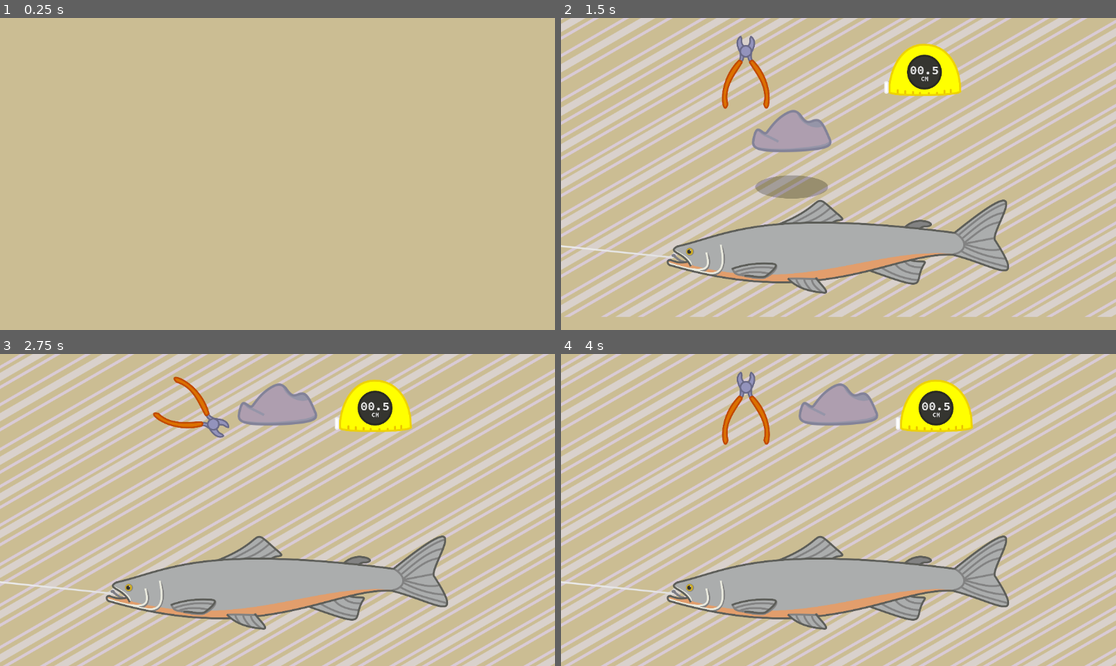
Above: before the commit, frames 1-4 (two rows, left to right).
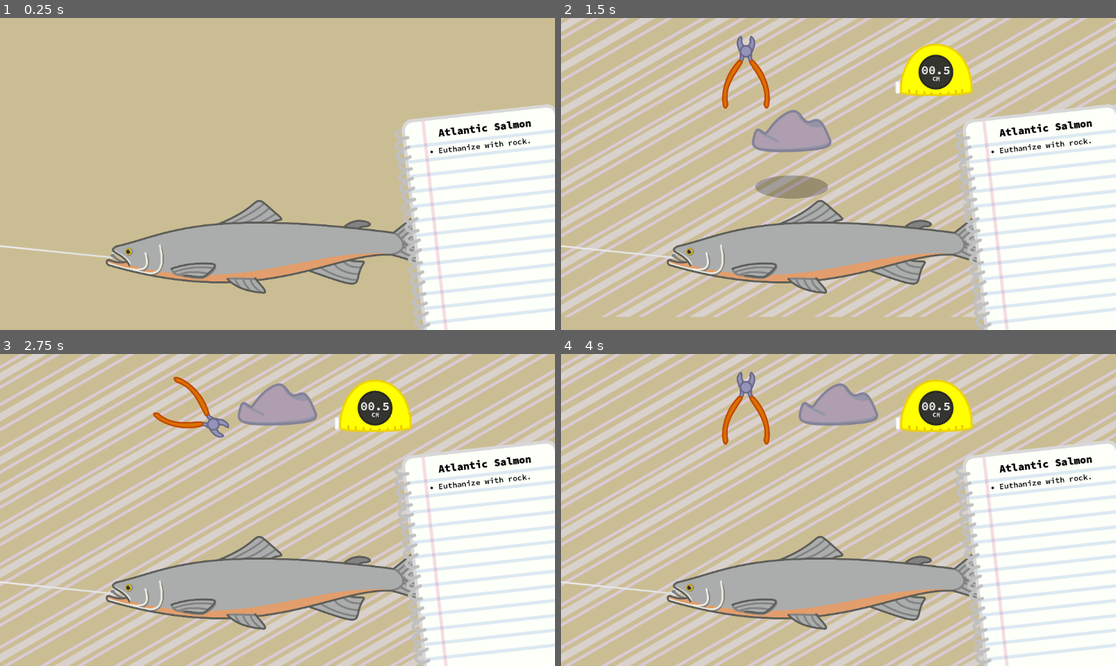
Above: after the commit, the same moments.

Repository: WyattMacKay/ethical-fishing
Game: Godot game, scene res://scenes/main/main.tscn
The game is run twice, just before and just after one commit, with the same random seed, the same clock (stepped at 60 frames per second) and the same inputs.
Inputs (mouse positions are in pixels of both pictures, inside the frame that each line leads up to):
- Up to frame 1 (0.25 s): no input
- Up to frame 2 (1.5 s): move the mouse to (960, 158) at 0.52 s; press the mouse at (960, 158) at 0.53 s; release the mouse at (960, 158) at 1.25 s; drag from (838, 67) to (699, 258) at 1.27 s
- Up to frame 3 (2.75 s): move the mouse to (183, 407) at 2.02 s; press the mouse at (183, 407) at 2.03 s; right-click (183, 407) at 2.1 s
- Up to frame 4 (4 s): release the mouse at (744, 407) at 2.75 s; tap Enter at 2.75 s; drag from (938, 407) to (755, 413) at 2.77 s; move the mouse to (1005, 556) at 3.52 s; press the mouse at (1005, 556) at 3.53 s

The runs differ from the first frame. In frame 1, 28% of the frame differs, in the area x 0-100%, y 27-100%; in frame 2, 20%; in frame 3, 18%; in frame 4, 18%.

Commit message:
Set up tasks and medium-working notebook

Diff:
--- a/global.gd
+++ b/global.gd
@@ -1,3 +1,8 @@
 extends Node
 
 const distance_modifier := 1.0/8.0
+
+signal fish_changed(Fish2D)
+
+func set_fish(fish : Fish2D) -> void:
+	fish_changed.emit(fish)
--- a/notebook.tscn
+++ /dev/null
@@ -1,52 +0,0 @@
-[gd_scene format=3 uid="uid://bym3poy3akvw0"]
-
-[ext_resource type="Texture2D" uid="uid://ciylo3kreg8pe" path="res://scenes/notebook/notbeook.png" id="1_dxuyj"]
-[ext_resource type="FontFile" uid="uid://brky1qy4jyyg7" path="res://assets/fonts/Source_Code_Pro/static/SourceCodePro-Black.ttf" id="2_i8w2w"]
-
-[sub_resource type="LabelSettings" id="LabelSettings_dxuyj"]
-font = ExtResource("2_i8w2w")
-font_size = 32
-font_color = Color(0, 0, 0, 1)
-
-[node name="Notebook" type="Node2D" unique_id=1823640955]
-
-[node name="Sprite2D" type="Sprite2D" parent="." unique_id=194413501]
-texture = ExtResource("1_dxuyj")
-
-[node name="CenterContainer" type="CenterContainer" parent="." unique_id=1011690791]
-offset_left = -115.0
-offset_top = -322.0
-offset_right = 173.0
-offset_bottom = -281.0
-pivot_offset = Vector2(144, 21)
-
-[node name="Title" type="Label" parent="CenterContainer" unique_id=987716894]
-layout_mode = 2
-text = "Atlantic Salmon"
-label_settings = SubResource("LabelSettings_dxuyj")
-horizontal_alignment = 1
-vertical_alignment = 1
-
-[node name="Control" type="Control" parent="." unique_id=652206387]
-layout_mode = 3
-anchors_preset = 0
-offset_right = 40.0
-offset_bottom = 40.0
-scale = Vector2(2.9839878, 1.8408397)
-metadata/_edit_use_anchors_ = true
-
-[node name="VBoxContainer" type="VBoxContainer" parent="Control" unique_id=483173635]
-layout_mode = 1
-anchors_preset = -1
-anchor_left = -1.2980001
-anchor_top = -3.558
-anchor_right = 2.069
-anchor_bottom = 4.6990004
-offset_left = 0.9814682
-offset_top = -3.2657318
-offset_right = 0.3502426
-offset_bottom = -39.114914
-grow_vertical = 2
-
-[node name="Label" type="Label" parent="Control/VBoxContainer" unique_id=2146444992]
-layout_mode = 2
--- a/scenes/items/draggable.gd
+++ b/scenes/items/draggable.gd
@@ -50,6 +50,7 @@
 			if pickup_tween : pickup_tween.kill()
 			pickup_tween = create_tween()
 			pickup_tween.tween_property(self, "rotation_degrees", pickup_rotation, tween_speed).set_trans(Tween.TRANS_QUAD)
+			get_parent().move_child(self, get_parent().get_child_count() - 1)
 			picked_up.emit()
 		elif(Input.is_action_just_pressed("use_item") and click_started_here):
 			use()
--- a/scenes/items/squeezable/pliers/pliers.gd
+++ b/scenes/items/squeezable/pliers/pliers.gd
@@ -18,6 +18,9 @@
 	pj.angular_limit_upper = 10.0
 	pj.node_a = body1.get_path()
 	pj.node_b = body2.get_path()
+	pj.softness = 0
+	pj.bias = 0.9
+	pj.position = pinpoint.position
 	return pj
 
 func fully_squeezed() -> void:
--- a/scenes/items/squeezable/pliers/pliers.tscn
+++ b/scenes/items/squeezable/pliers/pliers.tscn
@@ -39,11 +39,11 @@
 shape = SubResource("RectangleShape2D_fnlm3")
 
 [node name="Interactor" type="Area2D" parent="." unique_id=820190603]
+position = Vector2(0, -270)
 collision_layer = 4
 collision_mask = 4
 
 [node name="CollisionShape2D" type="CollisionShape2D" parent="Interactor" unique_id=249331748]
-position = Vector2(0, -257)
 shape = SubResource("CircleShape2D_fnlm3")
 
 [node name="Right" type="Sprite2D" parent="." unique_id=745096725]
--- a/scenes/main/main.tscn
+++ b/scenes/main/main.tscn
@@ -4,10 +4,11 @@
 [ext_resource type="PackedScene" uid="uid://cb2v1yvu6mwc1" path="res://scenes/items/rock/rock.tscn" id="1_iuonh"]
 [ext_resource type="PackedScene" uid="uid://vuc7a73ypw48" path="res://scenes/salmon/salmon.tscn" id="2_k2fmo"]
 [ext_resource type="PackedScene" uid="uid://ve1ux1am77xa" path="res://scenes/utilities/slider/slider.tscn" id="2_ow5a4"]
-[ext_resource type="PackedScene" uid="uid://bgk03v0tjnuhl" path="res://scenes/hookline/Hookline.tscn" id="3_k2fmo"]
+[ext_resource type="PackedScene" uid="uid://bmfb0a6kif6i" path="res://scenes/hookline/hookline.tscn" id="3_k2fmo"]
 [ext_resource type="PackedScene" uid="uid://bsrtyniwgkmyb" path="res://scenes/items/squeezable/pliers/pliers.tscn" id="4_l3cfh"]
 [ext_resource type="Texture2D" uid="uid://dirdmdk2bhg6x" path="res://assets/background.png" id="5_6q06x"]
 [ext_resource type="PackedScene" uid="uid://bfo5au5obqj77" path="res://scenes/measuring_tape/measuring_tape.tscn" id="8_yyfjg"]
+[ext_resource type="PackedScene" uid="uid://bym3poy3akvw0" path="res://scenes/notebook/notebook.tscn" id="9_b1x3f"]
 
 [node name="Main" type="Node2D" unique_id=118513321]
 
@@ -44,17 +45,13 @@
 position = Vector2(576, 324)
 offset = Vector2(0.065, 0)
 
+[node name="Notebook" parent="." unique_id=1823640955 instance=ExtResource("9_b1x3f")]
+position = Vector2(1009, 432)
+rotation = -0.10984281
+scale = Vector2(0.6727622, 0.6727622)
+
 [node name="Slider" parent="." unique_id=2139514253 instance=ExtResource("2_ow5a4")]
 direction = 2
-
-[node name="Salmon" parent="Slider" unique_id=553638740 instance=ExtResource("2_k2fmo")]
-position = Vector2(576.00006, 471)
-scale = Vector2(0.39927346, 0.39927346)
-
-[node name="Hookline" parent="Slider/Salmon" unique_id=1092524975 instance=ExtResource("3_k2fmo")]
-show_behind_parent = true
-position = Vector2(-859.0604, 55.100098)
-scale = Vector2(2.504549, 2.504549)
 
 [node name="Rock" parent="Slider" unique_id=1287651196 instance=ExtResource("1_iuonh")]
 position = Vector2(576, 105.00003)
@@ -68,3 +65,13 @@
 [node name="MeasuringTape" parent="Slider" unique_id=307550821 instance=ExtResource("8_yyfjg")]
 position = Vector2(779.00006, 108)
 scale = Vector2(0.4054026, 0.4054026)
+
+[node name="Salmon" parent="." unique_id=553638740 instance=ExtResource("2_k2fmo")]
+z_index = -1
+position = Vector2(576.00006, 471)
+scale = Vector2(0.39927346, 0.39927346)
+
+[node name="Hookline" parent="Salmon" unique_id=1092524975 instance=ExtResource("3_k2fmo")]
+show_behind_parent = true
+position = Vector2(-859.0604, 55.100098)
+scale = Vector2(2.504549, 2.504549)
--- /dev/null
+++ b/scenes/notebook/Task.tres
@@ -0,0 +1,9 @@
+[gd_resource type="LabelSettings" format=3 uid="uid://bcvs0kx6akb4y"]
+
+[ext_resource type="FontFile" uid="uid://djd1ooass6dm7" path="res://assets/fonts/Source_Code_Pro/static/SourceCodePro-SemiBold.ttf" id="1_ngxws"]
+
+[resource]
+line_spacing = 14.5
+font = ExtResource("1_ngxws")
+font_size = 24
+font_color = Color(0, 0, 0, 1)
--- /dev/null
+++ b/scenes/notebook/notebook.gd
@@ -0,0 +1,27 @@
+extends Node2D
+
+@export var active_fish : Fish2D
+@export var label_container : Container
+@export var label_settings : LabelSettings
+
+var signals_labels : Dictionary[Signal, Label]
+
+func _ready() -> void:
+	Global.connect("fish_changed", _on_fish_changed)
+
+func _on_fish_changed(fish : Fish2D) -> void:
+	active_fish = fish
+	connect_signals()
+
+func connect_signals() -> void:
+	var tasks : Array[Task] = active_fish.get_tasks()
+	for task : Task in tasks:
+		var label = Label.new()
+		label.text = "• " + task.description
+		label.label_settings = label_settings
+		label_container.add_child(label)
+		signals_labels[task.related_signal] = label
+		task.related_signal.connect(task_complete.bind(task.related_signal))
+
+func task_complete(sig : Signal) -> void:
+	signals_labels[sig].text = "Completed!"
--- /dev/null
+++ b/scenes/notebook/notebook.tscn
@@ -0,0 +1,54 @@
+[gd_scene format=3 uid="uid://bym3poy3akvw0"]
+
+[ext_resource type="Texture2D" uid="uid://ciylo3kreg8pe" path="res://scenes/notebook/notbeook.png" id="1_dxuyj"]
+[ext_resource type="Script" uid="uid://tjyfkjo6b0sf" path="res://scenes/notebook/notebook.gd" id="1_q1l67"]
+[ext_resource type="FontFile" uid="uid://brky1qy4jyyg7" path="res://assets/fonts/Source_Code_Pro/static/SourceCodePro-Black.ttf" id="2_i8w2w"]
+[ext_resource type="LabelSettings" uid="uid://bcvs0kx6akb4y" path="res://scenes/notebook/Task.tres" id="3_km0ba"]
+
+[sub_resource type="LabelSettings" id="LabelSettings_dxuyj"]
+font = ExtResource("2_i8w2w")
+font_size = 32
+font_color = Color(0, 0, 0, 1)
+
+[sub_resource type="StyleBoxEmpty" id="StyleBoxEmpty_km0ba"]
+
+[node name="Notebook" type="Node2D" unique_id=1823640955 node_paths=PackedStringArray("label_container")]
+script = ExtResource("1_q1l67")
+label_container = NodePath("Panel/TaskContainer")
+label_settings = ExtResource("3_km0ba")
+
+[node name="Sprite2D" type="Sprite2D" parent="." unique_id=194413501]
+texture = ExtResource("1_dxuyj")
+
+[node name="CenterContainer" type="CenterContainer" parent="." unique_id=1011690791]
+offset_left = -115.0
+offset_top = -322.0
+offset_right = 173.0
+offset_bottom = -281.0
+pivot_offset = Vector2(144, 21)
+
+[node name="Title" type="Label" parent="CenterContainer" unique_id=987716894]
+layout_mode = 2
+text = "Atlantic Salmon"
+label_settings = SubResource("LabelSettings_dxuyj")
+horizontal_alignment = 1
+vertical_alignment = 1
+
+[node name="Panel" type="Panel" parent="." unique_id=1994845174]
+offset_left = -158.0
+offset_top = -272.0
+offset_right = 246.0
+offset_bottom = 281.0
+theme_override_styles/panel = SubResource("StyleBoxEmpty_km0ba")
+
+[node name="TaskContainer" type="VBoxContainer" parent="Panel" unique_id=483173635]
+layout_mode = 1
+anchors_preset = -1
+anchor_right = 1.08
+anchor_bottom = 7.0620003
+offset_left = 9.0
+offset_top = 9.0
+offset_right = -27.320007
+offset_bottom = -3359.2861
+size_flags_vertical = 3
+theme_override_constants/separation = 15
--- a/scenes/salmon/fish.gd
+++ b/scenes/salmon/fish.gd
@@ -1,7 +1,34 @@
+class_name Fish2D
 extends Node2D
 
 enum FishType {INVASIVE, MUST_RELEASE, KEEPABLE}
 @export var type : FishType = FishType.INVASIVE
+@export var sprite : Sprite2D
+@export var minimum_size : float = 50.0
+
+func _ready() -> void:
+	Global.set_fish(self)
+
+signal died()
+signal hook_removed()
+
+func _process(_delta: float) -> void:
+	pass #print("%f" % get_size())
+
+func get_size() -> float:
+	var size : float = sprite.texture.get_width()
+	size *= scale.x * sprite.scale.x
+	return size * Global.distance_modifier
+
+func get_tasks() -> Array[Task]:
+	var tasks : Array[Task]
+	# if type == FishType.INVASIVE:
+	var kill_task = Task.new()
+	kill_task.description = "Euthanize with rock."
+	kill_task.related_signal = died
+	tasks.push_back(kill_task)
+	return tasks
 
 func _on_hittable_area_area_entered(_area: Area2D) -> void:
-	print("Oh golly gee...")
+	died.emit()
+	hook_removed.emit() # DELETE THIS
--- a/scenes/salmon/salmon.tscn
+++ b/scenes/salmon/salmon.tscn
@@ -6,11 +6,9 @@
 [sub_resource type="CircleShape2D" id="CircleShape2D_u0utl"]
 radius = 152.01315
 
-[node name="Salmon" type="Node2D" unique_id=553638740]
+[node name="Salmon" type="Node2D" unique_id=553638740 node_paths=PackedStringArray("sprite")]
 script = ExtResource("1_rpv22")
-
-[node name="Sprite2D" type="Sprite2D" parent="." unique_id=1991643904]
-texture = ExtResource("1_81nhv")
+sprite = NodePath("Sprite2D")
 
 [node name="HittableArea" type="Area2D" parent="." unique_id=2023097581]
 
@@ -19,4 +17,7 @@
 scale = Vector2(0.5603399, 0.5603399)
 shape = SubResource("CircleShape2D_u0utl")
 
+[node name="Sprite2D" type="Sprite2D" parent="." unique_id=1991643904]
+texture = ExtResource("1_81nhv")
+
 [connection signal="area_entered" from="HittableArea" to="." method="_on_hittable_area_area_entered"]
--- /dev/null
+++ b/task.gd
@@ -0,0 +1,5 @@
+class_name Task
+extends Node
+
+@export var description : String = "This message should not be visible."
+@export var related_signal : Signal
Not shown: 1 places in scenes/hookline/Hookline.tscn that only renumber resources
Not shown: 2 places in scenes/items/squeezable/pliers/pliers.tscn that only renumber resources
Not shown, added: scenes/notebook/notebook.gd.uid
Not shown, added: task.gd.uid
